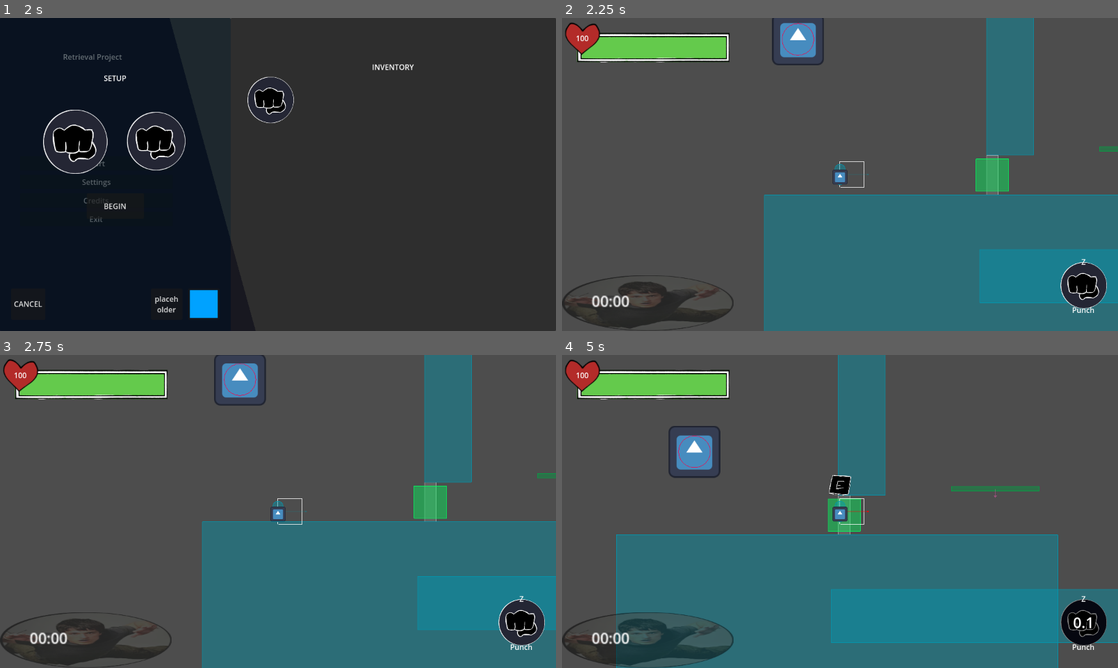
Above: before the commit, frames 1-4 (two rows, left to right).
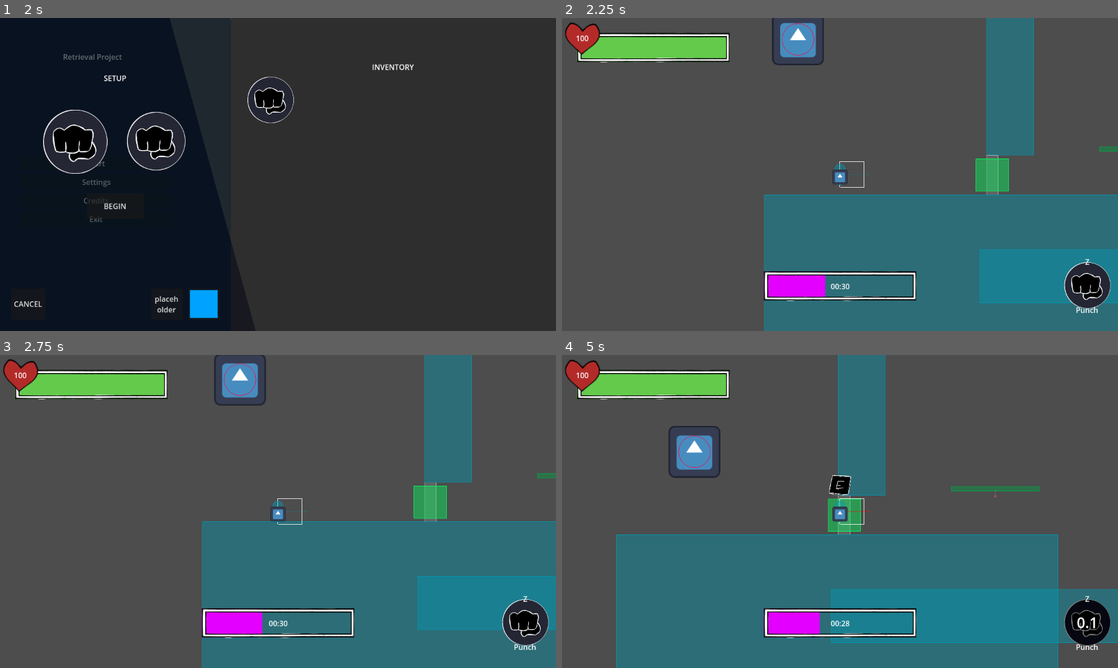
Above: after the commit, the same moments.

Repository: Normai11/gracearena
Game: Godot game, scene res://Scenes/Menus/Main/MainMenu.tscn
The game is run twice, just before and just after one commit, with the same random seed, the same clock (stepped at 60 frames per second) and the same inputs. The engine's default icon, where the game draws it, is replaced by a stand-in: a white triangle on a blue panel in a dark square.
Inputs (mouse positions are in pixels of both pictures, inside the frame that each line leads up to):
- Up to frame 1 (2 s): click "Start" at 0.5 s; click "Start" at 1.25 s
- Up to frame 2 (2.25 s): click "BEGIN" at 2 s
- Up to frame 3 (2.75 s): no input
- Up to frame 4 (5 s): click (1084, 621) at 2.75 s; tap Enter at 3.5 s; move the mouse to (962, 495) at 3.52 s; hold Right (right) from 3.53 s (still down); tap E (interact) at 3.6 s; tap Up (jump) at 3.77, 4.52 s; move the mouse to (728, 527) at 4.27 s; tap Z (primary) at 4.35 s

Frame 1 is identical in both runs. In frame 2, 4.5% of the frame differs, in the area x 0-99%, y 76-100%; in frame 3, 4.5%; in frame 4, 5.2%.
Error in both runs: Invalid access of index '0' on a base object of type: 'Array'. (res://Scripts/Menus/Main/setupMenu.gd:88)

Commit message:
ROT
refined "skeletron" functions, more to come

Diff:
--- a/Scenes/Characters/Mods/skeletron.tscn
+++ b/Scenes/Characters/Mods/skeletron.tscn
@@ -1,7 +1,9 @@
-[gd_scene load_steps=5 format=3 uid="uid://ctqbc2q7npeep"]
+[gd_scene load_steps=7 format=3 uid="uid://ctqbc2q7npeep"]
 
 [ext_resource type="Texture2D" uid="uid://bgcvio3c5ygos" path="res://icon.svg" id="1_1t3qa"]
 [ext_resource type="Script" uid="uid://hadmjmgs4xbp" path="res://Scripts/Characters/Enemies/Mods/skeletron.gd" id="1_a7e2u"]
+[ext_resource type="Texture2D" uid="uid://c0sdkkj6q8ri5" path="res://Sprites/Menus/GUI/healthPercent.png" id="3_rsbit"]
+[ext_resource type="Texture2D" uid="uid://cipyroiff6wvk" path="res://Sprites/Menus/GUI/healthBar.png" id="4_pbgwr"]
 
 [sub_resource type="CircleShape2D" id="CircleShape2D_a7e2u"]
 radius = 49.2544
@@ -39,4 +41,54 @@
 shape = SubResource("CircleShape2D_8d8sn")
 debug_color = Color(0.99, 0, 0.264, 0)
 
+[node name="HUD" type="CanvasLayer" parent="."]
+layer = 0
+
+[node name="Screen" type="Control" parent="HUD"]
+layout_mode = 3
+anchors_preset = 15
+anchor_right = 1.0
+anchor_bottom = 1.0
+grow_horizontal = 2
+grow_vertical = 2
+
+[node name="TIMER" type="TextureProgressBar" parent="HUD/Screen"]
+layout_mode = 1
+anchors_preset = 8
+anchor_left = 0.5
+anchor_top = 0.5
+anchor_right = 0.5
+anchor_bottom = 0.5
+offset_left = -165.0
+offset_top = 208.0
+offset_right = 165.0
+offset_bottom = 272.0
+grow_horizontal = 2
+grow_vertical = 2
+max_value = 75.0
+step = 0.0
+value = 37.0
+texture_under = ExtResource("3_rsbit")
+texture_over = ExtResource("4_pbgwr")
+texture_progress = ExtResource("3_rsbit")
+tint_under = Color(1, 1, 1, 0)
+tint_progress = Color(0.890625, 0, 1, 1)
+
+[node name="Time" type="Label" parent="HUD/Screen/TIMER"]
+layout_mode = 1
+anchors_preset = 8
+anchor_left = 0.5
+anchor_top = 0.5
+anchor_right = 0.5
+anchor_bottom = 0.5
+offset_left = -16.0
+offset_top = -11.5
+offset_right = 16.0
+offset_bottom = 11.5
+grow_horizontal = 2
+grow_vertical = 2
+text = "1:15"
+horizontal_alignment = 1
+vertical_alignment = 1
+
 [connection signal="body_entered" from="Hurtbox" to="." method="body_check"]
--- a/Scenes/Characters/Mods/stoplyte.tscn
+++ b/Scenes/Characters/Mods/stoplyte.tscn
@@ -133,6 +133,7 @@
 
 [node name="Stoplyte" type="Node2D"]
 script = ExtResource("1_uiyk5")
+appearXRange = Vector2(600, 600)
 
 [node name="waitTimer" type="Timer" parent="."]
 one_shot = true
--- a/Scenes/Menus/inGame/playerGUI.tscn
+++ b/Scenes/Menus/inGame/playerGUI.tscn
@@ -394,9 +394,9 @@
 anchor_top = 1.0
 anchor_right = 1.0
 anchor_bottom = 1.0
-offset_left = -440.0
+offset_left = -432.0
 offset_top = -128.0
-offset_right = -24.0
+offset_right = -16.0
 offset_bottom = -48.0
 grow_horizontal = 0
 grow_vertical = 0
@@ -409,10 +409,10 @@
 anchor_top = 0.5
 anchor_right = 1.0
 anchor_bottom = 0.5
-offset_left = -140.0
-offset_top = 38.0001
-offset_right = -40.0
-offset_bottom = 138.0
+offset_left = -137.0
+offset_top = 53.5
+offset_right = -37.0
+offset_bottom = 153.5
 grow_horizontal = 0
 grow_vertical = 2
 rotation = -0.785398
@@ -441,6 +441,7 @@
 text = "0:00"
 
 [node name="Healthbar" type="TextureProgressBar" parent="HUDparent"]
+top_level = true
 layout_mode = 0
 offset_left = 32.0
 offset_top = 32.0
@@ -485,9 +486,9 @@
 [node name="armorL" type="TextureRect" parent="HUDparent/Healthbar/Display"]
 self_modulate = Color(1, 1, 1, 0)
 layout_mode = 0
-offset_left = -52.9999
+offset_left = -53.0
 offset_top = -3.0
-offset_right = -3.9999
+offset_right = -4.0
 offset_bottom = 80.0
 texture = ExtResource("7_tnhqr")
 expand_mode = 1
@@ -495,9 +496,9 @@
 [node name="armorR" type="TextureRect" parent="HUDparent/Healthbar/Display"]
 self_modulate = Color(1, 1, 1, 0)
 layout_mode = 0
-offset_left = 83.9993
+offset_left = 84.0
 offset_top = -3.0
-offset_right = 132.999
+offset_right = 133.0
 offset_bottom = 80.0
 texture = ExtResource("8_5g412")
 expand_mode = 1
--- a/Scenes/test_stage.tscn
+++ b/Scenes/test_stage.tscn
@@ -1,8 +1,7 @@
-[gd_scene load_steps=9 format=3 uid="uid://b04o0wf67xtf4"]
+[gd_scene load_steps=8 format=3 uid="uid://b04o0wf67xtf4"]
 
 [ext_resource type="PackedScene" uid="uid://dcc6jvd4qehdq" path="res://Scenes/Characters/player.tscn" id="1_k0dl8"]
 [ext_resource type="Script" uid="uid://cqs7q18yivgnu" path="res://Scripts/stageManager.gd" id="1_qm2tv"]
-[ext_resource type="PackedScene" uid="uid://ctqbc2q7npeep" path="res://Scenes/Characters/Mods/skeletron.tscn" id="3_4hca1"]
 [ext_resource type="PackedScene" uid="uid://dmosm4lm85gtt" path="res://Scenes/Objects/timeDoor.tscn" id="4_qm2tv"]
 [ext_resource type="PackedScene" uid="uid://blpirsion1ret" path="res://Scenes/Characters/Enemies/enemySpawner.tscn" id="5_4hca1"]
 
@@ -17,12 +16,11 @@
 
 [node name="testStage" type="Node2D" node_paths=PackedStringArray("playerReference")]
 script = ExtResource("1_qm2tv")
+activeMods = ["Lyte", "skeletron"]
 playerReference = NodePath("Player")
 
 [node name="Player" parent="." instance=ExtResource("1_k0dl8")]
 position = Vector2(131, 387)
-
-[node name="skeletron" parent="." instance=ExtResource("3_4hca1")]
 
 [node name="enemySpawner" parent="." node_paths=PackedStringArray("injectNode") instance=ExtResource("5_4hca1")]
 position = Vector2(760, 448)
--- a/Scripts/Characters/Enemies/Mods/skeletron.gd
+++ b/Scripts/Characters/Enemies/Mods/skeletron.gd
@@ -12,42 +12,100 @@
 	SC_CIRCLE
 }
 
-@export var damage : float = 33.5
+@export var damage : float = 30.5
 @export var damageKnockbackMult : float = 2.5
 @export var defaultSpeed : float = 105.2
-@export var enragedSpeedCap : float = 1225.2
+@export var enragedSpeedCap : float = 1325.2
 @export var acceleration : float = 4.5
 @export var enragedAccel : float = 2.0
+@export var transDuration : float = 1.25
 @export_category("Spawn")
 @export var forceEnraged : bool = false
 @export var startingState = states.PASSIVE
 @export var startingEnrageMode = rageModes.HARM
+@export var timerCap : float = 75.9
+@export var timerStart : float = 30.9
+@export var hitMax : int = 3
+
+@onready var timeBar : TextureProgressBar = $HUD/Screen/TIMER
+@onready var timeLabel : Label = $HUD/Screen/TIMER/Time
 
 var target : Player
 var direction : Vector2 = Vector2.ZERO
+var playerHits : int = 0
+
+var isEnraged : bool = false
 var state : states
+var timer : float = 0.0
+var timeTween : Tween
 
 func _ready() -> void:
+	get_parent().specialStage = true
+	timeTween = get_tree().create_tween()
+	timeTween.kill()
 	target = get_parent().playerReference
+	timer = timerStart
 	if forceEnraged:
-		state = states.ENRAGED
+		timer = 0.1
 
 func _physics_process(delta: float) -> void:
+	timer -= delta
+	if !timeTween.is_valid():
+		timeBar.value = timer
+
+	var minutes = int(timer / 60)
+	var seconds = timer - minutes * 60
+	timeLabel.text = '%02d:%02d' % [minutes, seconds]
+
+	if timer <= 0:
+		timer = 0
+		if !isEnraged:
+			transition_enrage()
 	direction = global_position.direction_to(target.position)
 
 	if state == states.ENRAGED:
 		var velocityWeight : float = delta * enragedAccel
 		velocity = lerp(velocity, direction * enragedSpeedCap, velocityWeight)
+		$Hurtbox.monitoring = true
 	elif state == states.PASSIVE:
 		var velocityWeight : float = delta * acceleration
 		velocity = lerp(velocity, direction * defaultSpeed, velocityWeight)
+		$Hurtbox.monitoring = false
 	else:
 		velocity = lerp(velocity, Vector2.ZERO, delta * acceleration)
 
 	move_and_slide()
 
+func switch_state(stateSwap : states) -> void:
+	state = stateSwap
+
+func transition_enrage() -> void:
+	isEnraged = true
+	playerHits = 0
+	state = states.TRANSITION
+
+	var transTime = get_tree().create_timer(transDuration)
+	transTime.timeout.connect(switch_state.bind(states.ENRAGED))
+
 func body_check(body: Node2D) -> void:
 	if body is Player:
 		if body.iFrames == 0:
+			playerHits += 1
 			body.damage_by(damage, direction.x)
 			velocity = -velocity * damageKnockbackMult
+			if playerHits >= hitMax:
+				add_time()
+
+func add_time(amt : float = 10.0) -> void:
+	if isEnraged:
+		isEnraged = false
+		switch_state(states.PASSIVE)
+	timer += (amt + 1)
+
+	if timeTween:
+		timeTween.kill()
+	timeTween = get_tree().create_tween()
+	timeTween.set_ease(Tween.EASE_OUT)
+	timeTween.set_trans(Tween.TRANS_EXPO)
+
+	timeTween.tween_property(timeBar, "value", timer - 1, 1)
--- a/Scripts/Menus/inGame/playerGUI.gd
+++ b/Scripts/Menus/inGame/playerGUI.gd
@@ -31,6 +31,10 @@
 		abilityInfo.position.y = (farEdge.y - abilityInfo.size.y)
 	$HUDparent.modulate.a = DataStore.settings["guiTrans"]
 	#TIMER
+	if player.get_parent().specialStage:
+		$HUDparent/timerplaceholder.visible = false
+	else:
+		$HUDparent/timerplaceholder.visible = true
 	var minutes = int(DataStore.timer / 60)
 	var seconds = DataStore.timer - minutes * 60
 	$HUDparent/timerplaceholder/display.text = '%02d:%02d' % [minutes, seconds]
--- a/Scripts/dataStore.gd
+++ b/Scripts/dataStore.gd
@@ -35,5 +35,6 @@
 }
 
 @export var enemyModPaths = {
-	"Lyte" : "res://Scenes/Characters/Mods/stoplyte.tscn"
+	"Lyte" : "res://Scenes/Characters/Mods/stoplyte.tscn",
+	"skeletron" : "res://Scenes/Characters/Mods/skeletron.tscn"
 }
--- a/Scripts/stageManager.gd
+++ b/Scripts/stageManager.gd
@@ -3,9 +3,12 @@
 @export var roomgenAmt : int = 25
 @export var activeMods : Array = []
 @export var playerReference : Player
+@export var specialStage : bool = false
 var saferoomTimer : float = 150.9
 
 func _ready() -> void:
+	specialStage = false
+
 	for mod in activeMods:
 		if DataStore.enemyModPaths.has(mod):
 			var loadPath = load(DataStore.enemyModPaths.get(mod))
@@ -13,7 +16,10 @@
 
 			# extra logic here if needed
 
-			playerReference.guiScene.call_deferred("add_child", child)
+			if mod == "Lyte":
+				playerReference.guiScene.call_deferred("add_child", child)
+			else:
+				add_child(child)
 
 func _process(delta: float) -> void:
 	if DataStore.timerJustActive:
